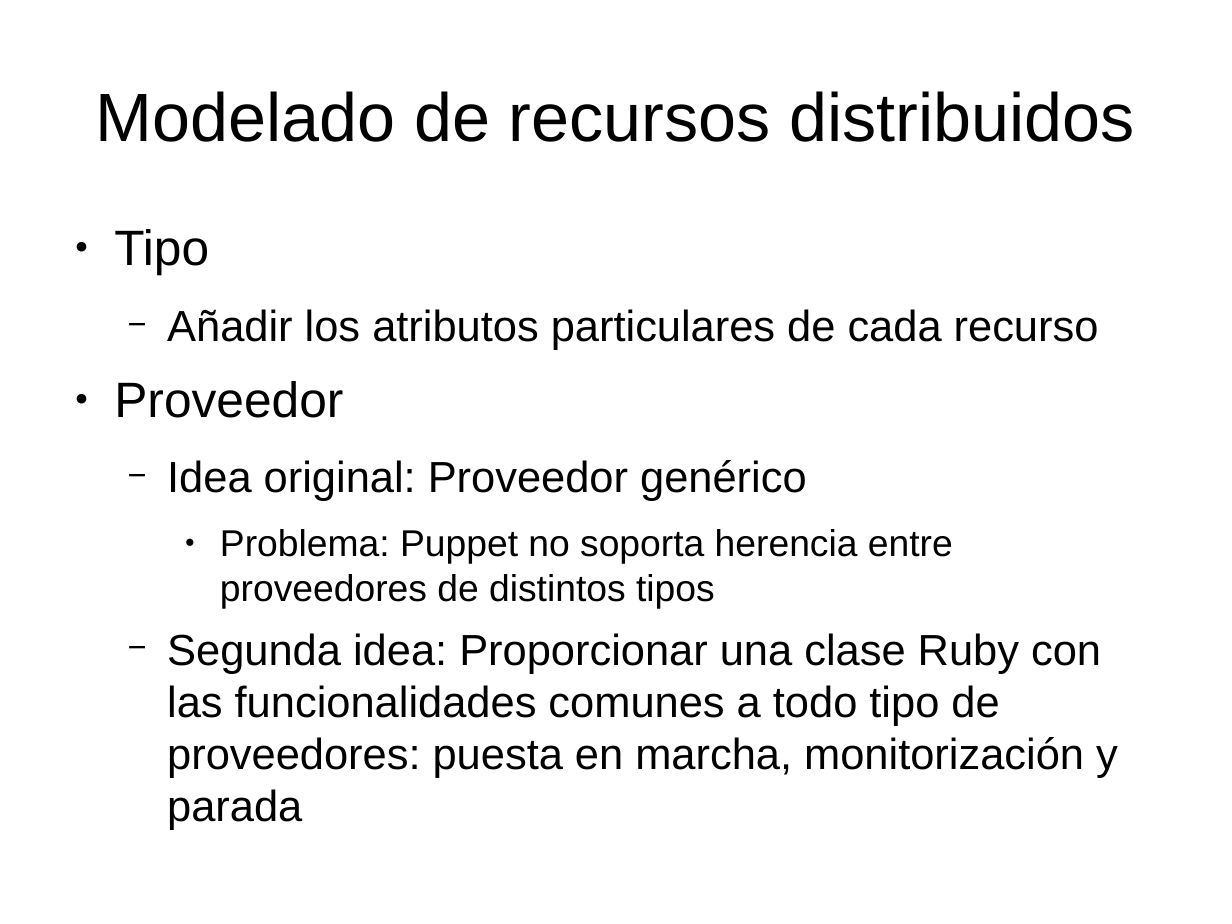
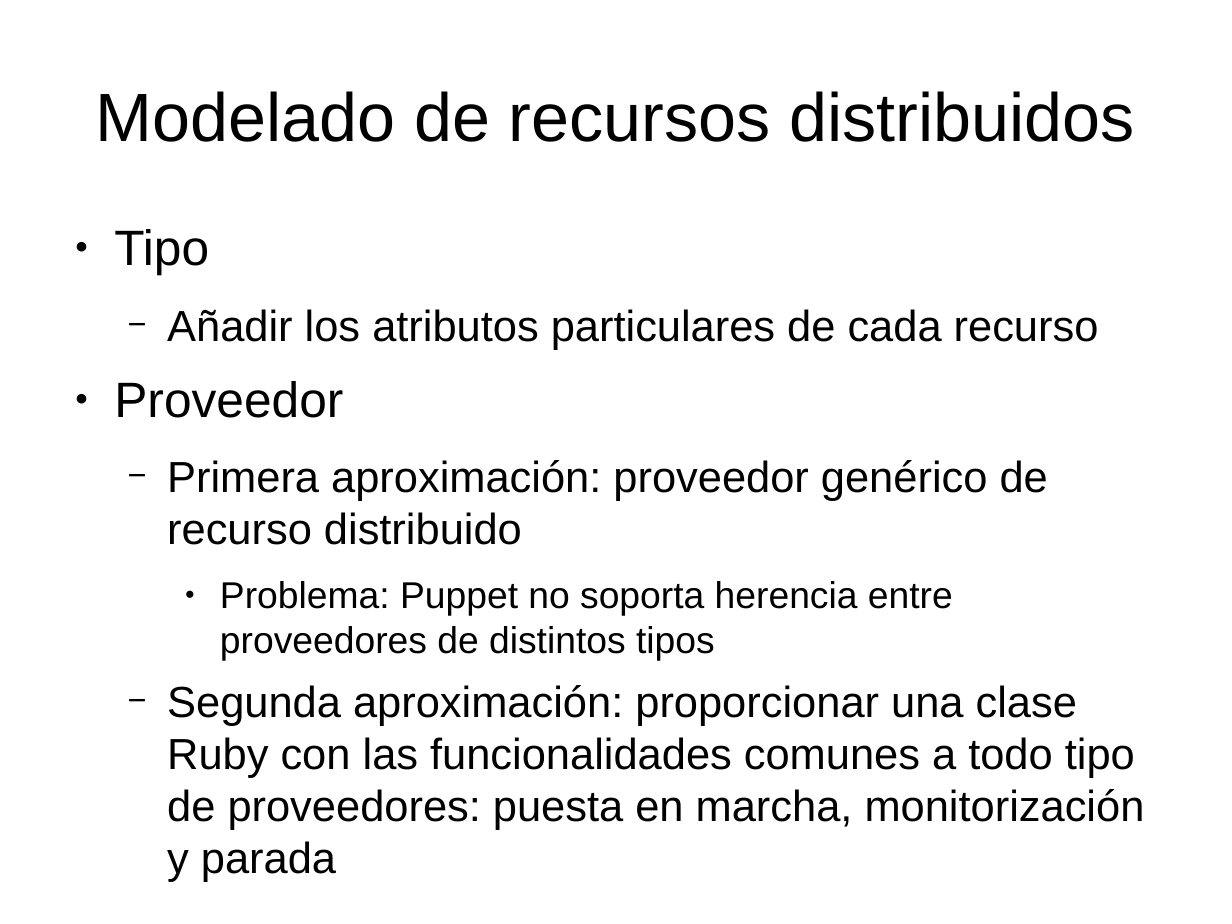
Before and after one commit to dcere/pfc, a slide deck: slide 10 of adm/presentacion/presentacion.odp. Drawn at 1232x924 pixels with LibreOffice and Linux fonts; fonts in the diff are those of the drawing. Boxes give left, top, right and bottom in pixels: in the first picture for what was removed or moved away, otherwise in the second. Text is boxed around its words. In the diff, an @@ line names an element or a change of style, - is before the commit and + after.

Commit message:
[adm] Minor changes in slides

```diff
--- a/adm/presentacion/presentacion.odp
+++ b/adm/presentacion/presentacion.odp
@@ text at box(167, 460, 1048, 545): text changed @@
-  − Idea original: Proveedor genérico
+  − Primera aproximación: proveedor genérico de recurso distribuido
@@ text at box(167, 685, 1145, 830): text changed @@
-  − Segunda idea: Proporcionar una clase Ruby con las funcionalidades comunes a todo tipo de proveedores: puesta en marcha, monitorización y parada
+  − Segunda aproximación: proporcionar una clase Ruby con las funcionalidades comunes a todo tipo de proveedores: puesta en marcha, monitorización y parada
```
Also in this commit, not shown: 3 other slides changed, 3 slides added, 1 other file.
